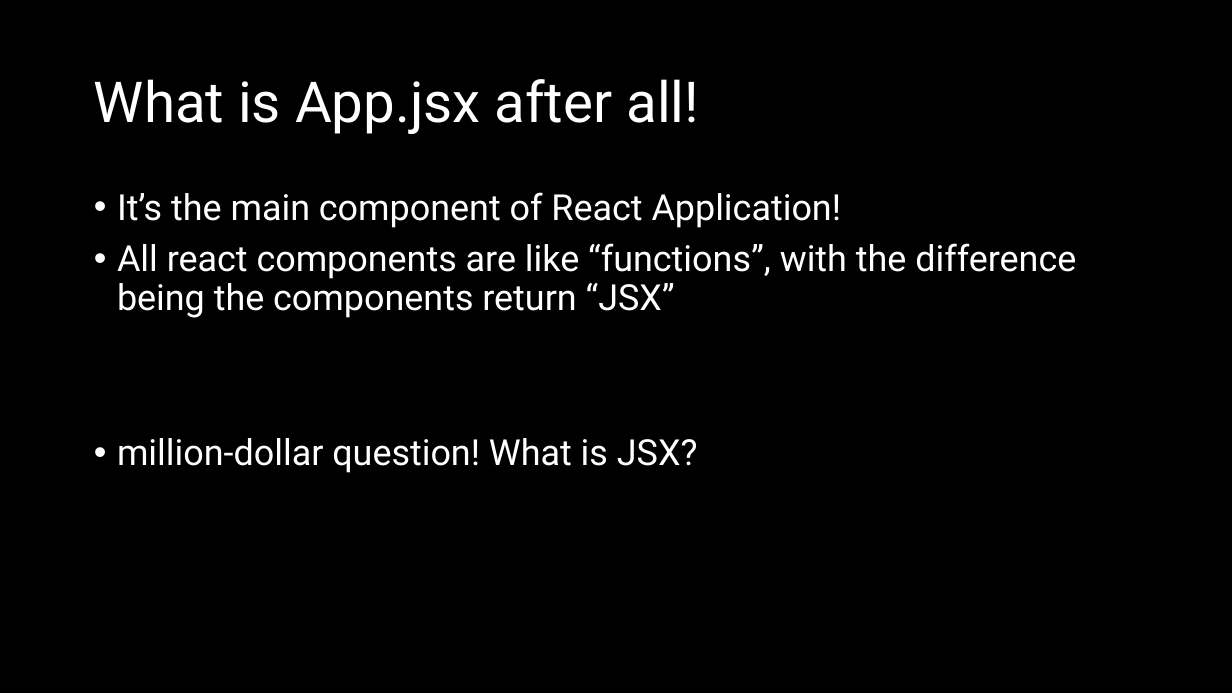
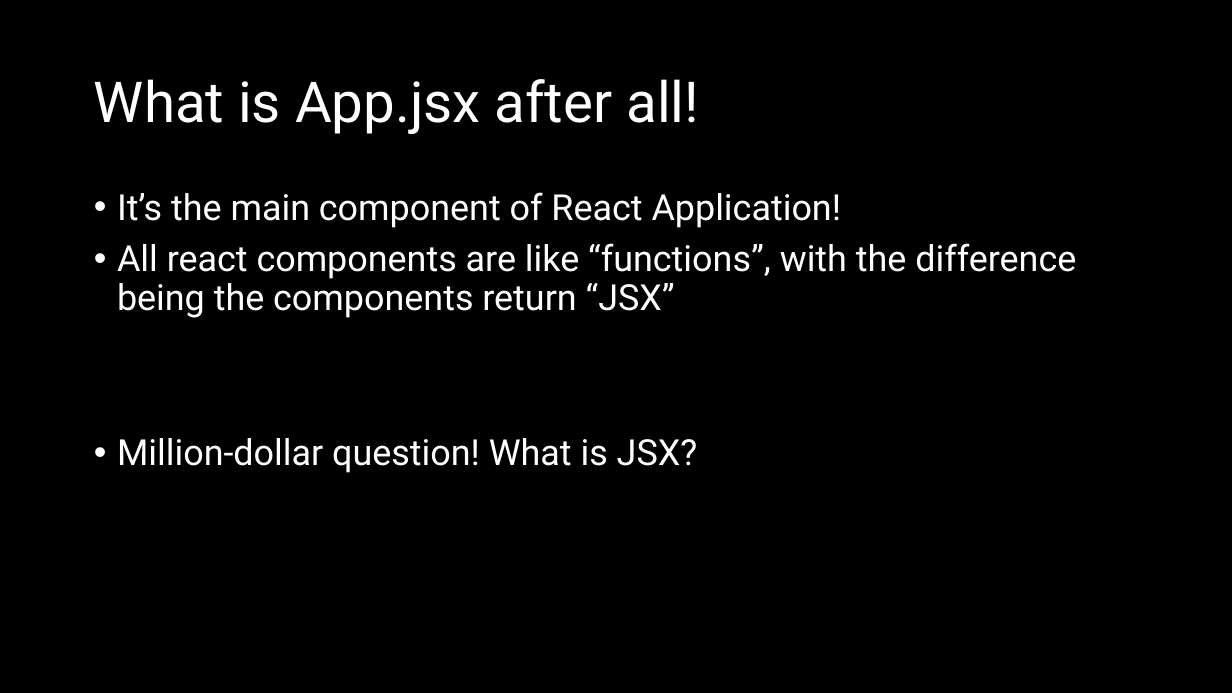
Before and after one commit to natiquekeyin/fall2024, a slide deck: slide 10 of JavaScript/Week10/Week10.pptx. Drawn at 1232x693 pixels with LibreOffice and Linux fonts; fonts in the diff are those of the drawing. Boxes give left, top, right and bottom in pixels: in the first picture for what was removed or moved away, otherwise in the second. Text is boxed around its words. In the diff, an @@ line names an element or a change of style, - is before the commit and + after.

```diff
--- a/JavaScript/Week10/Week10.pptx
+++ b/JavaScript/Week10/Week10.pptx
@@ text at bbox=[117, 438, 698, 473]: text changed @@
-• million-dollar question! What is JSX?
+• Million-dollar question! What is JSX?
```
Also in this commit, not shown: 12 slides added.
